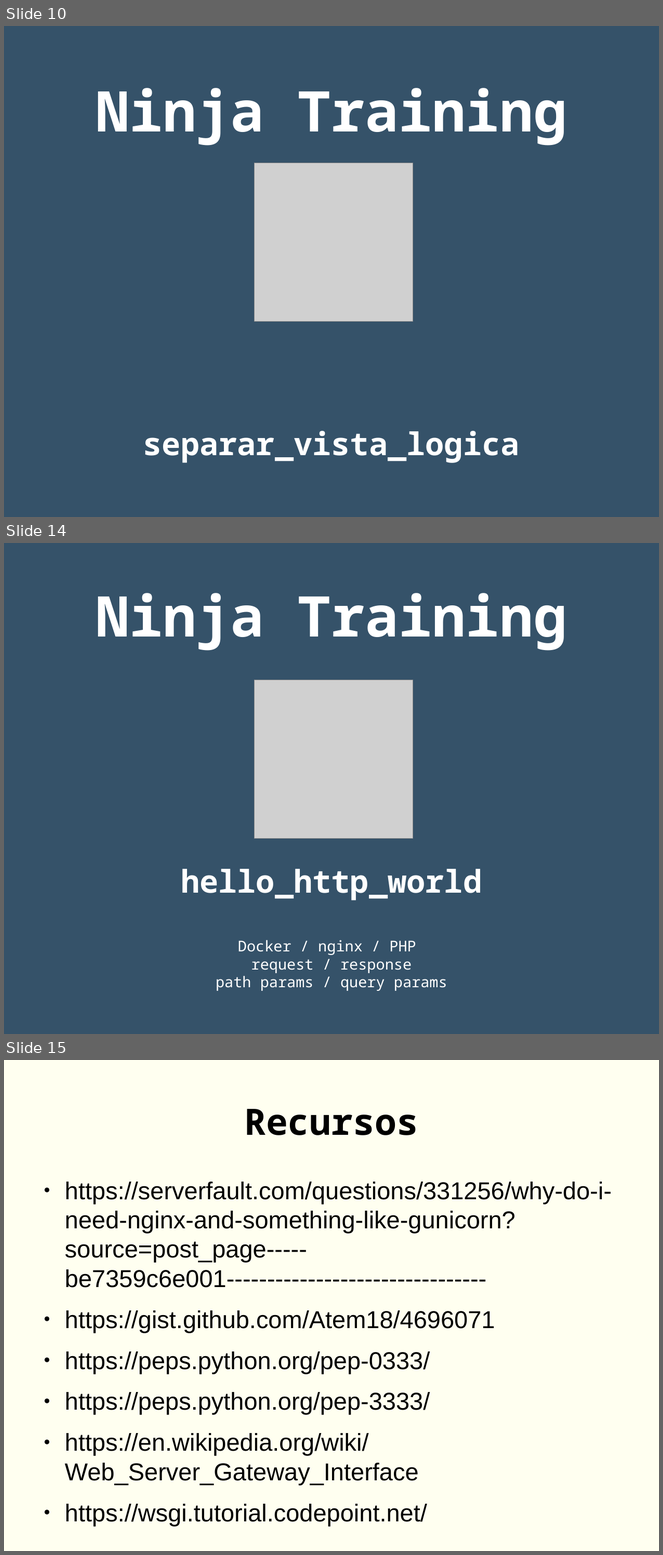
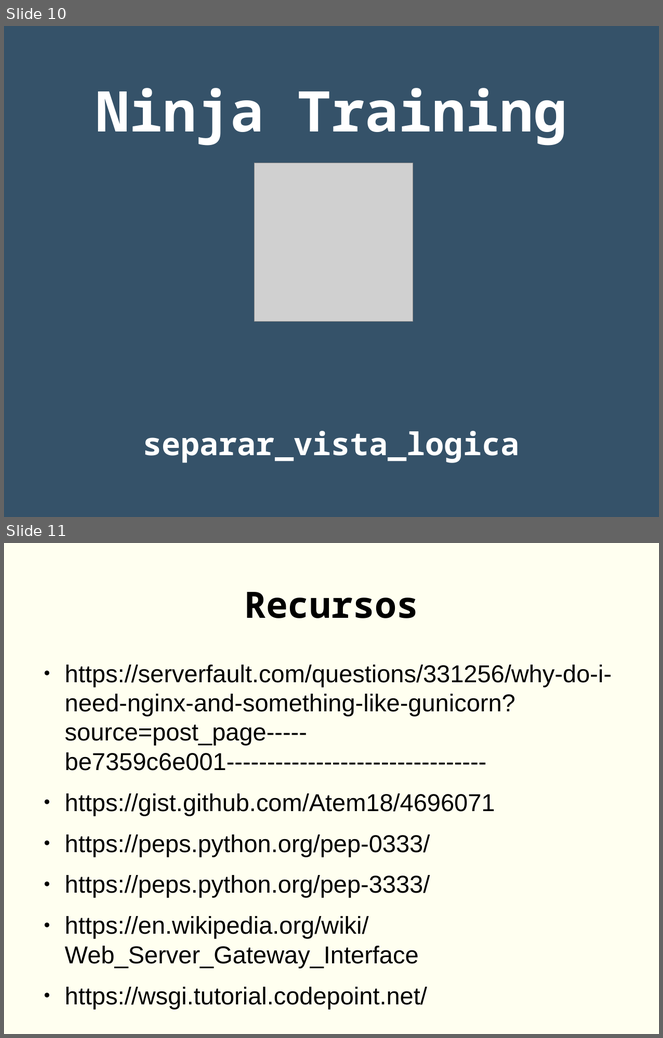
Before and after one commit to rgmf/dwes, a slide deck: unidades/03_arquitectura_web_wsgi_asgi/presentacion/02_wsgi_asgi.odp. Shown one above the other, each under a label of ours: slides 10, 14 and 15 before the commit, slides 10 and 11 after it; the slides between them are not shown. The pictures are 663x1555 and 663x1038 pixels, drawn with LibreOffice and Linux fonts; fonts in the diff are those of the drawing; grey boxes stand for pictures. Boxes give left, top, right and bottom in pixels: in the first picture for what was removed or moved away, otherwise in the second. Text is boxed around its words. In the diff, an @@ line names an element or a change of style, - is before the commit and + after.

```diff
--- a/unidades/03_arquitectura_web_wsgi_asgi/presentacion/02_wsgi_asgi.odp
+++ b/unidades/03_arquitectura_web_wsgi_asgi/presentacion/02_wsgi_asgi.odp
@@ slide 14 removed at (4, 543, 659, 1034), background #355269 @@
@@ subtitle removed at (96, 593, 567, 991) @@
-Ninja Training
-hello_http_world
-Docker / nginx / PHP
-request / response
-path params / query params
@@ picture removed at (254, 680, 413, 839) @@
@@ what was slide 15 is now slide 11 @@
```
Also in this commit, not shown: 3 other slides removed, 13 other files.
